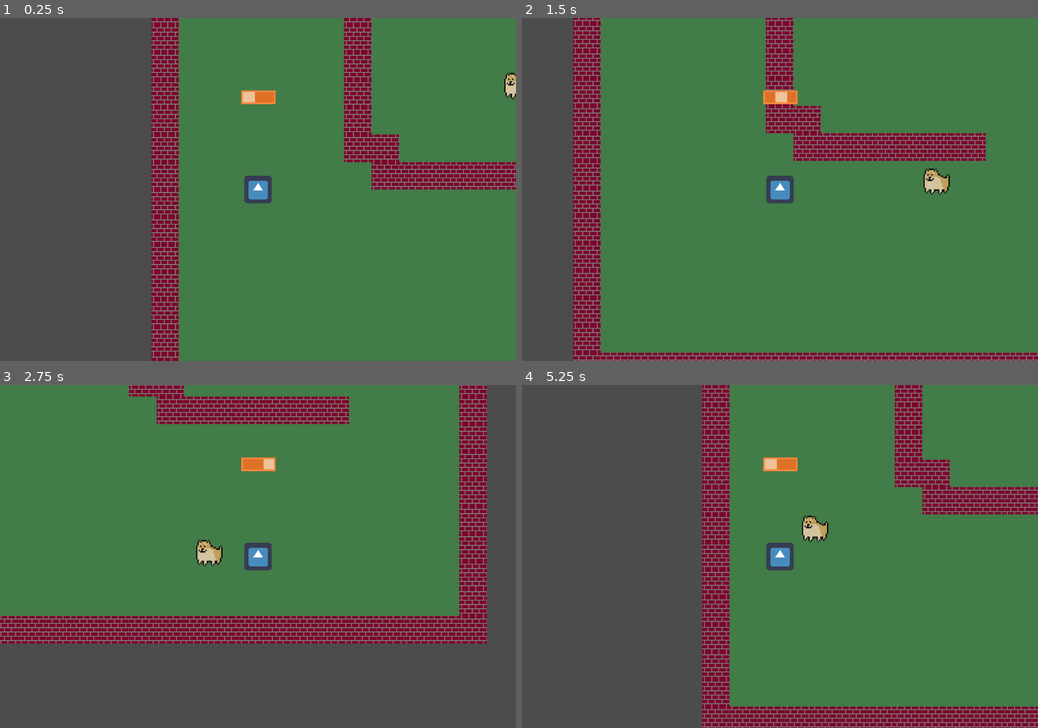
Above: before the commit, frames 1-4 (two rows, left to right).
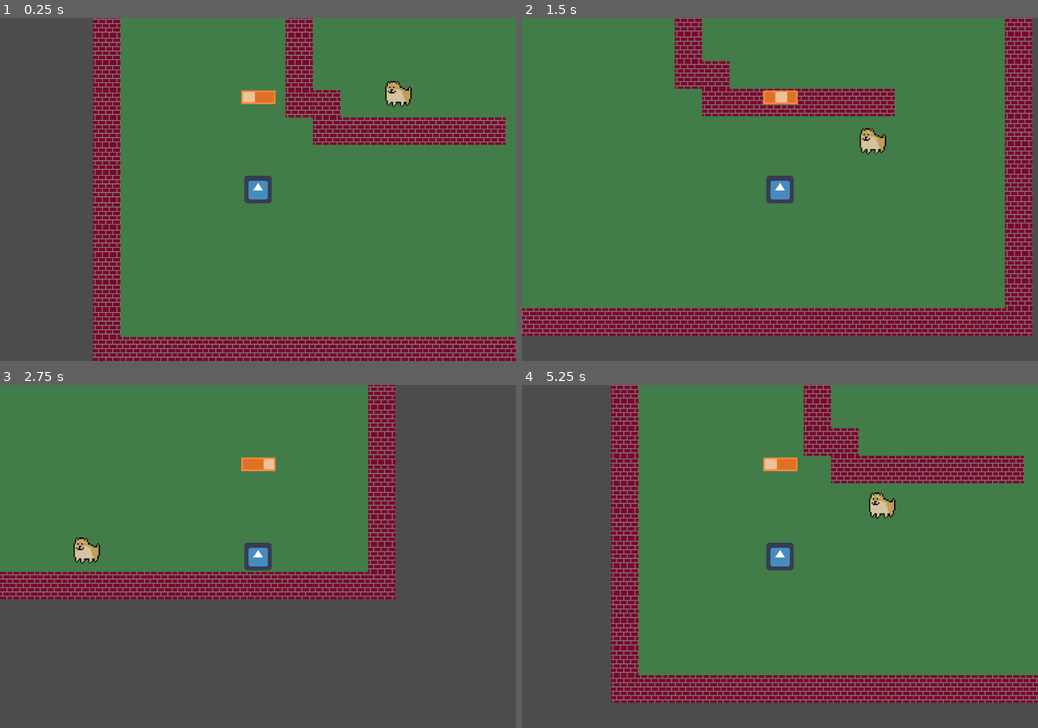
Above: after the commit, the same moments.

Repository: ranaxdev/BeatTheBoredomJam
Game: Godot game, scene res://Scenes/World.tscn
Two runs of this game, one before a commit and one after it. Both use one fixed random seed, a clock stepped at 60 frames per second and the inputs below. The engine's default icon, where the game draws it, is replaced by a stand-in: a white triangle on a blue panel in a dark square.
Inputs:
- Up to frame 1 (0.25 s): no input
- Up to frame 2 (1.5 s): hold D (move_right) 0.53-1.28 s; hold 1 0.53-1.28 s; hold S (move_down) from 1.28 s (still down); tap 2 at 1.35 s
- Up to frame 3 (2.75 s): release S (move_down) at 2.03 s; hold D (move_right) from 2.03 s (still down); hold 3 from 2.03 s (still down)
- Up to frame 4 (5.25 s): release D (move_right) at 2.78 s; release 3 at 2.78 s; hold W (move_up) 2.78-3.53 s; tap 1 at 2.85 s; hold 2 3.53-4.28 s; hold A (move_left) 3.53-5.03 s; tap 3 at 4.35 s; hold S (move_down) from 5.03 s (still down); hold 1 from 5.03 s (still down)

The runs differ from the first frame. In frame 1, 31% of the frame differs, in the area x 18-100%, y 0-100%; in frame 2, 42%, in the area x 0-100%, y 0-100%; in frame 3, 36%; in frame 4, 38%.

Commit message:
added fsm

Diff:
--- a/Scenes/World.tscn
+++ b/Scenes/World.tscn
@@ -20,9 +20,9 @@
 tile_data = PoolIntArray( 0, 0, 0, 1, 0, 0, 2, 0, 0, 3, 0, 0, 4, 0, 0, 5, 0, 0, 6, 0, 0, 7, 0, 0, 8, 0, 0, 9, 0, 0, 10, …(5777 unchanged characters)…
 
 [node name="Doggo" parent="." instance=ExtResource( 5 )]
-position = Vector2( 824, 520 )
-acceleration = 4000
+position = Vector2( 672, 656 )
+acceleration = 3000
 startFollowDist = 100
 
 [node name="Player" parent="." instance=ExtResource( 1 )]
-position = Vector2( 248, 832 )
+position = Vector2( 384, 936 )
--- a/Scripts/Actors/Doggo.gd
+++ b/Scripts/Actors/Doggo.gd
@@ -3,21 +3,26 @@
 onready var nav2d : Navigation2D = $"/root/World/NavMap"
 onready var player : KinematicBody2D = $"/root/World/Player"
 
-export var startFollowDist = 600
-export var stopFollowDist = 100
+export var startFollowDist = 1000
+export var stopFollowDist = 200
+
+var stopTime = 0
 
 func _ready():
 	addState("idle")
 	addState("following")
+	addState("stopping")
 	addState("wandering")
 	addState("movingAway")
 	call_deferred("setState", states.following)
 
 func stateLogic(delta):
 	print(state)
-	motionAxis = Vector2.ZERO
 	if state == states.following:
 		follow(delta)
+	if state == states.stopping:
+		follow(0)
+		stopTime += delta
 
 func getTransition(delta):
 	match state:
@@ -26,6 +31,10 @@
 				return states.following
 		states.following:
 			if shouldStopFollowing():
+				return states.stopping
+		states.stopping:
+			if stopTime > 0.5:
+				stopTime = 0
 				return states.idle
 	return null
 
@@ -35,7 +44,9 @@
 func exitState(old, new):
 	pass
 
+
 func follow(delta):
+	motionAxis = Vector2.ZERO
 	var path = nav2d.get_simple_path(global_position, player.global_position)
 	motionAxis = path[1] - global_position
 	motionAxis = motionAxis.normalized()
@@ -46,7 +57,7 @@
 	return global_position.distance_to(player.global_position) > startFollowDist
 
 func shouldStopFollowing():
-	return global_position.distance_to(player.global_position) < stopFollowDist
+	return global_position.distance_to(player.global_position) <= stopFollowDist
 
 func shouldMoveAway():
 	return global_position.distance_to(player.global_position) <= stopFollowDist
